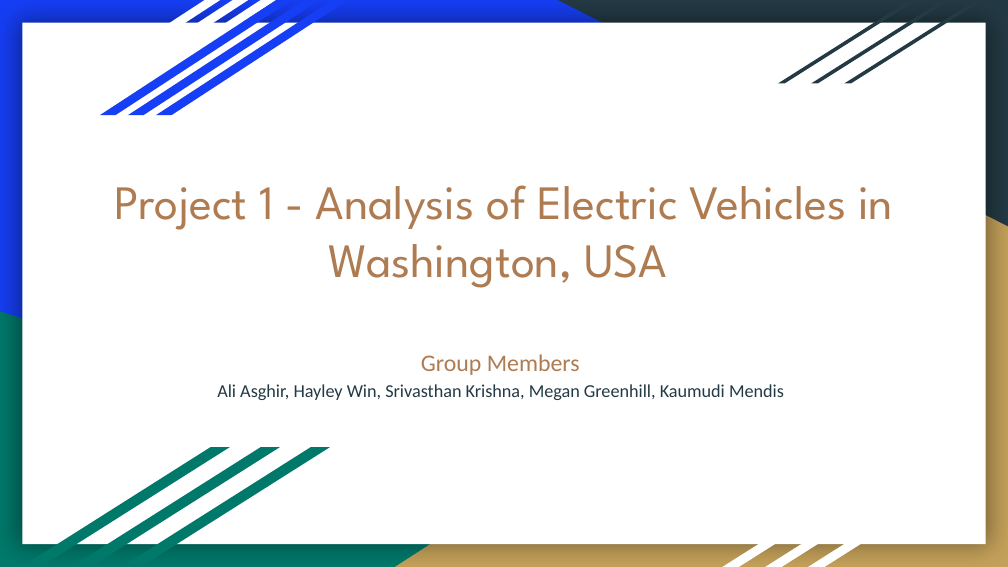
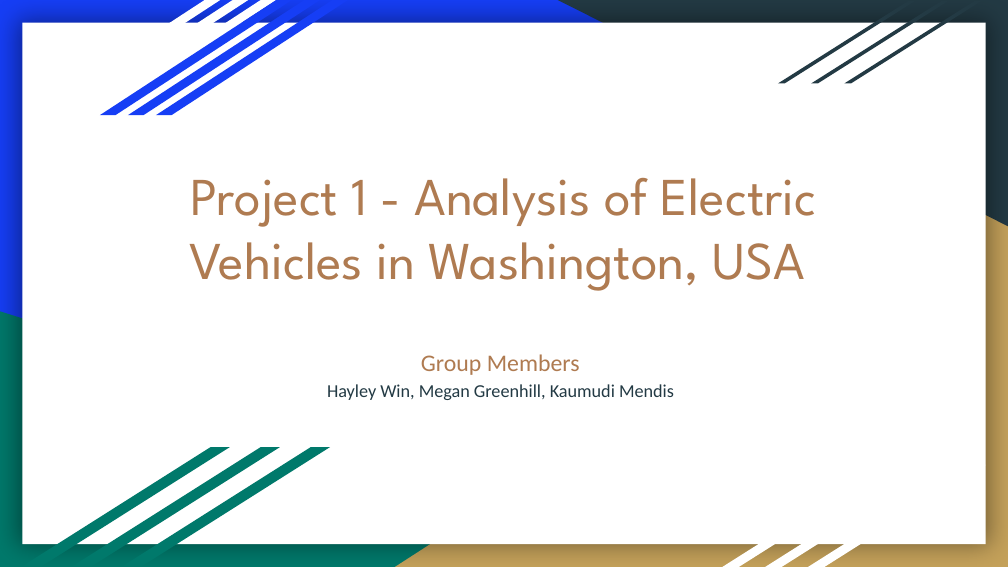
Before and after one commit to hayyyleywin/project-1, a slide deck: slide 1 of presentation/Presentation - Group 5.pptx. Drawn at 1008x567 pixels with LibreOffice and Linux fonts; fonts in the diff are those of the drawing. Boxes give left, top, right and bottom in pixels: in the first picture for what was removed or moved away, otherwise in the second. Text is boxed around its words. In the diff, an @@ line names an element or a change of style, - is before the commit and + after.

```diff
--- a/presentation/Presentation - Group 5.pptx
+++ b/presentation/Presentation - Group 5.pptx
@@ title "Project 1 - Analysis of ..." at (x1=189, y1=178, x2=817, y2=291): size 34.2 to 38 pt @@
@@ subtitle at (x1=327, y1=384, x2=674, y2=400): text changed @@
-Ali Asghir, Hayley Win, Srivasthan Krishna, Megan Greenhill, Kaumudi Mendis
+Hayley Win, Megan Greenhill, Kaumudi Mendis
```
Also in this commit, not shown: 5 other slides changed, 7 other files.
